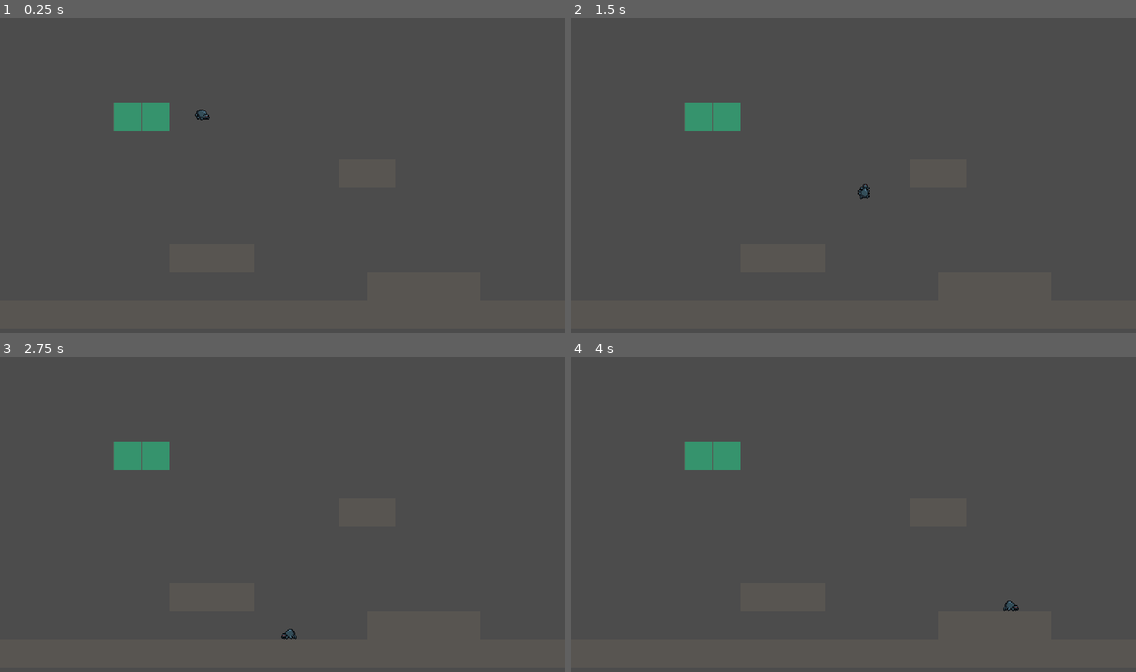
Above: before the commit, frames 1-4 (two rows, left to right).
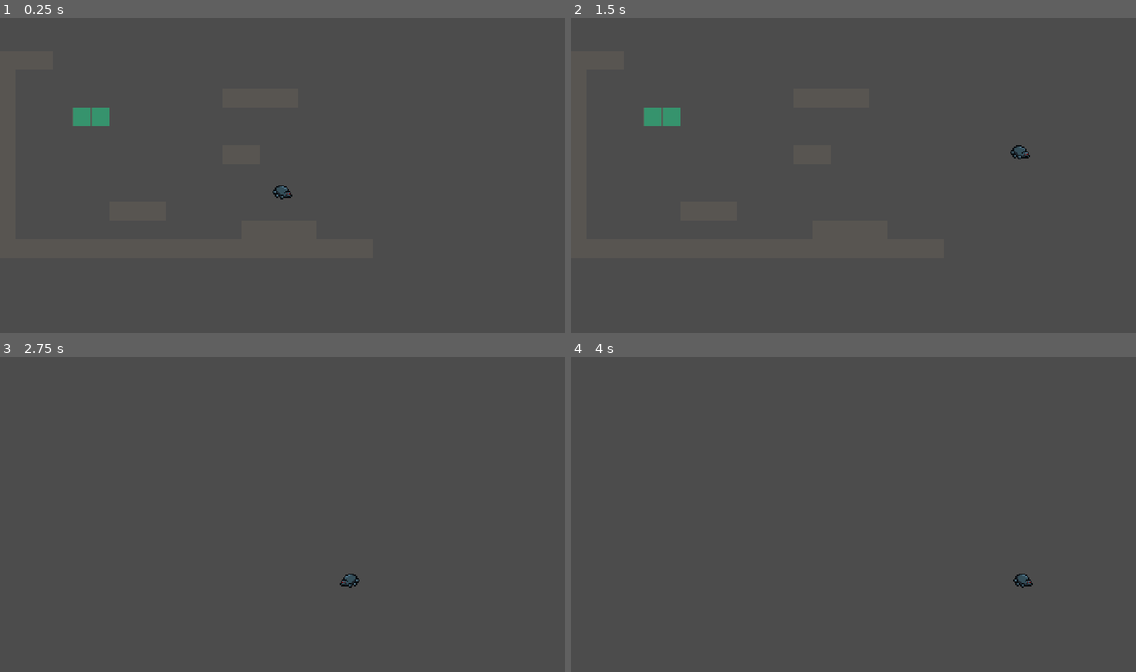
Above: after the commit, the same moments.

Repository: cinnamonmadi/itsybitsy
Game: Godot game, scene res://level.tscn
Two runs of this game, one before a commit and one after it. Both use one fixed random seed, a clock stepped at 60 frames per second and the inputs below.
Inputs:
- Up to frame 1 (0.25 s): no input
- Up to frame 2 (1.5 s): hold D (right) from 0.53 s (still down); tap Shift (web) at 0.6 s; tap Space (jump) at 0.77, 0.8, 1.07, 1.35 s
- Up to frame 3 (2.75 s): tap Space (jump) at 1.52, 1.82, 2.3 s; tap Shift (web) at 1.55, 2.1 s; release D (right) at 2.03 s; hold A (left) from 2.03 s (still down)
- Up to frame 4 (4 s): release A (left) at 2.78 s; hold D (right) from 2.78 s (still down); tap Shift (web) at 2.85 s; tap Space (jump) at 3.02, 3.32, 3.6, 3.77 s

The runs differ from the first frame. In frame 1, 1.3% of the frame differs, in the area x 12-52%, y 26-58%; in frame 2, 1.4%, in the area x 12-82%, y 26-58%; in frame 3, 1.0%; in frame 4, 1.0%.

Commit message:
Tweaked player mechanics
Signed-off-by: cinnamonmadi <cinnamon.madi@gmail.com>

Diff:
--- a/level.tscn
+++ b/level.tscn
@@ -1,33 +1,34 @@
-[gd_scene load_steps=6 format=2]
+[gd_scene load_steps=8 format=2]
 
 [ext_resource path="res://tiles.png" type="Texture" id=1]
 [ext_resource path="res://spider/spider.tscn" type="PackedScene" id=2]
+[ext_resource path="res://webmap.png" type="Texture" id=3]
 
-[sub_resource type="ConvexPolygonShape2D" id=1]
-points = PoolVector2Array( 0, 0, 32, 0, 32, 32, 0, 32 )
+[sub_resource type="ConvexPolygonShape2D" id=4]
+points = PoolVector2Array( 0, 0, 16, 0, 16, 16, 0, 16 )
 
-[sub_resource type="ConvexPolygonShape2D" id=2]
-points = PoolVector2Array( 0, 0, 32, 0, 32, 32, 0, 32 )
+[sub_resource type="ConvexPolygonShape2D" id=5]
+points = PoolVector2Array( 0, 0, 16, 0, 16, 16, 0, 16 )
 
 [sub_resource type="TileSet" id=3]
 0/name = "tiles.png 0"
 0/texture = ExtResource( 1 )
 0/tex_offset = Vector2( 0, 0 )
 0/modulate = Color( 1, 1, 1, 1 )
-0/region = Rect2( 0, 0, 32, 32 )
+0/region = Rect2( 0, 0, 16, 16 )
 0/tile_mode = 0
 0/occluder_offset = Vector2( 0, 0 )
 0/navigation_offset = Vector2( 0, 0 )
 0/shape_offset = Vector2( 0, 0 )
 0/shape_transform = Transform2D( 1, 0, 0, 1, 0, 0 )
-0/shape = SubResource( 1 )
+0/shape = SubResource( 4 )
 0/shape_one_way = false
 0/shape_one_way_margin = 1.0
 0/shapes = [ {
 "autotile_coord": Vector2( 0, 0 ),
 "one_way": false,
 "one_way_margin": 1.0,
-"shape": SubResource( 1 ),
+"shape": SubResource( 4 ),
 "shape_transform": Transform2D( 1, 0, 0, 1, 0, 0 )
 } ]
 0/z_index = 0
@@ -35,33 +36,80 @@
 1/texture = ExtResource( 1 )
 1/tex_offset = Vector2( 0, 0 )
 1/modulate = Color( 1, 1, 1, 1 )
-1/region = Rect2( 32, 0, 32, 32 )
+1/region = Rect2( 32, 0, 16, 16 )
 1/tile_mode = 0
 1/occluder_offset = Vector2( 0, 0 )
 1/navigation_offset = Vector2( 0, 0 )
 1/shape_offset = Vector2( 0, 0 )
 1/shape_transform = Transform2D( 1, 0, 0, 1, 0, 0 )
-1/shape = SubResource( 2 )
+1/shape = SubResource( 5 )
 1/shape_one_way = false
 1/shape_one_way_margin = 1.0
 1/shapes = [ {
 "autotile_coord": Vector2( 0, 0 ),
 "one_way": false,
 "one_way_margin": 1.0,
-"shape": SubResource( 2 ),
+"shape": SubResource( 5 ),
 "shape_transform": Transform2D( 1, 0, 0, 1, 0, 0 )
 } ]
+1/z_index = 0
+
+[sub_resource type="TileSet" id=6]
+0/name = "webmap.png 0"
+0/texture = ExtResource( 3 )
+0/tex_offset = Vector2( 0, 0 )
+0/modulate = Color( 1, 1, 1, 1 )
+0/region = Rect2( 0, 0, 16, 16 )
+0/tile_mode = 0
+0/occluder_offset = Vector2( 0, 0 )
+0/navigation_offset = Vector2( 0, 0 )
+0/shape_offset = Vector2( 0, 0 )
+0/shape_transform = Transform2D( 1, 0, 0, 1, 0, 0 )
+0/shape_one_way = false
+0/shape_one_way_margin = 0.0
+0/shapes = [  ]
+0/z_index = 0
+1/name = "webmap.png 1"
+1/texture = ExtResource( 3 )
+1/tex_offset = Vector2( 0, 0 )
+1/modulate = Color( 1, 1, 1, 1 )
+1/region = Rect2( 16, 0, 16, 16 )
+1/tile_mode = 0
+1/occluder_offset = Vector2( 0, 0 )
+1/navigation_offset = Vector2( 0, 0 )
+1/shape_offset = Vector2( 0, 0 )
+1/shape_transform = Transform2D( 1, 0, 0, 1, 0, 0 )
+1/shape_one_way = false
+1/shape_one_way_margin = 0.0
+1/shapes = [  ]
 1/z_index = 0
 
 [node name="level" type="Node2D"]
 
 [node name="tilemap" type="TileMap" parent="."]
 tile_set = SubResource( 3 )
-cell_size = Vector2( 32, 32 )
+cell_size = Vector2( 16, 16 )
 cell_custom_transform = Transform2D( 32, 0, 0, 32, 0, 0 )
 collision_mask = 3
 format = 1
-tile_data = PoolIntArray( 196612, 1, 0, 196613, 1, 0, 327692, 0, 0, 327693, 0, 0, 524294, 0, 0, 524295, 0, 0, 524296, 0, 0, 589837, 0, 0, 589838, 0, 0, 5898 …(304 unchanged characters)…
+tile_data = PoolIntArray( 0, 0, 0, 1, 0, 0, 2, 0, 0, 65536, 0, 0, 131072, 0, 0, 131084, 0, 0, 131085, 0, 0, 131086, 0, 0, 131087, 0, 0, 196608, 0, 0, 196612, 1, 0, 196613, 1, 0, 262144, 0, 0, 327680, 0, 0, 327692, 0, 0, 327693, 0, 0, 393216, 0, 0, 458752, 0, 0, 524288, 0, 0, 524294, 0, 0, 524295, 0, 0, 524296, 0, 0, 589824, 0, 0, 589837, 0, 0, 589838, 0, 0, 5898 …(304 unchanged characters)…
+
+[node name="webmap" type="TileMap" parent="."]
+visible = false
+tile_set = SubResource( 6 )
+cell_size = Vector2( 16, 16 )
+cell_custom_transform = Transform2D( 16, 0, 0, 16, 0, 0 )
+format = 1
+tile_data = PoolIntArray( 196612, 1, 0, 196613, 1, 0 )
 
 [node name="spider" parent="." instance=ExtResource( 2 )]
-position = Vector2( 229, 97 )
+position = Vector2( 243, 107 )
+
+[node name="camera" type="Camera2D" parent="spider"]
+current = true
+drag_margin_h_enabled = true
+drag_margin_v_enabled = true
+drag_margin_left = 0.6
+drag_margin_top = 0.4
+drag_margin_right = 0.6
+drag_margin_bottom = 0.4
--- a/project.godot
+++ b/project.godot
@@ -16,8 +16,8 @@
 
 [display]
 
-window/size/width=640
-window/size/height=360
+window/size/width=480
+window/size/height=270
 window/size/test_width=1280
 window/size/test_height=720
 window/stretch/mode="2d"
--- a/spider/spider.gd
+++ b/spider/spider.gd
@@ -6,6 +6,7 @@
 onready var web = $web
 onready var web_raycast = $web_raycast
 onready var tilemap = get_parent().find_node("tilemap")
+onready var webmap = get_parent().find_node("webmap")
 
 const SPEED = 150
 const GRAVITY = 6
@@ -17,7 +18,7 @@
 const WEB_RADIUS = 150
 const WEB_IMPULSE_SPEED = 5
 const WEB_CLIMB_SPEED = 30
-const TILE_SIZE = 32
+const TILE_SIZE = 16
 
 var v_direction = 0
 var direction = Vector2.ZERO
@@ -28,6 +29,7 @@
 var swing_speed = 0
 var wall_climb_direction = 0
 var ceiling_climbing = false
+var max_swing_speed = MAX_SWING_SPEED
 
 func _ready():
 	pass
@@ -92,8 +94,10 @@
 		swing_speed *= 0.99
 
 		# Limit the swing speed
-		if swing_speed > MAX_SWING_SPEED:
-			swing_speed = MAX_SWING_SPEED
+		if swing_speed < MAX_SWING_SPEED:
+			max_swing_speed = MAX_SWING_SPEED
+		if swing_speed > max_swing_speed:
+			swing_speed = max_swing_speed
 
 		# Set velocity based on the swing direction
 		var swing_direction = 0
@@ -153,7 +157,7 @@
 	wall_climb_direction = 0
 	if velocity.x != 0 and not grounded and not ceiling_climbing:
 		for i in get_slide_count():
-			var wall_position = position + (Vector2(velocity.x, 0).normalized() * (float(TILE_SIZE) / 2))
+			var wall_position = position + (Vector2(velocity.x, 0).normalized() * (float(TILE_SIZE) / 1.5))
 			var wall_tile = tilemap.world_to_map(wall_position)
 			if tilemap.get_cellv(wall_tile) != -1:
 				wall_climb_direction = Vector2(velocity.x, 0).normalized().x
@@ -270,7 +274,7 @@
 
 			var dist_min = min(dist_top_left, min(dist_top_right, min(dist_bottom_left, dist_bottom_right)))
 
-			if dist_min > WEB_RADIUS or tilemap.get_cellv(tile_point) != 1:
+			if dist_min > WEB_RADIUS or webmap.get_cellv(tile_point) != 1:
 				continue
 
 			var tile_center = tile_position + Vector2(TILE_SIZE / 2.0, TILE_SIZE / 2.0)
@@ -293,6 +297,7 @@
 
 func web_connect():
 	swing_speed = velocity.length()
+	max_swing_speed = max(MAX_SWING_SPEED, swing_speed)
 	if position.x - web_position.x > 5:
 		swing_speed *= -1
 
--- a/spider/spider.tscn
+++ b/spider/spider.tscn
@@ -7,30 +7,6 @@
 
 [sub_resource type="RectangleShape2D" id=1]
 extents = Vector2( 8.80203, 5.72906 )
-
-[sub_resource type="AtlasTexture" id=12]
-atlas = ExtResource( 1 )
-region = Rect2( 60, 0, 20, 14 )
-
-[sub_resource type="AtlasTexture" id=8]
-atlas = ExtResource( 3 )
-region = Rect2( 57, 0, 19, 20 )
-
-[sub_resource type="AtlasTexture" id=9]
-atlas = ExtResource( 3 )
-region = Rect2( 0, 0, 19, 20 )
-
-[sub_resource type="AtlasTexture" id=7]
-atlas = ExtResource( 3 )
-region = Rect2( 38, 0, 19, 20 )
-
-[sub_resource type="AtlasTexture" id=10]
-atlas = ExtResource( 1 )
-region = Rect2( 0, 0, 20, 14 )
-
-[sub_resource type="AtlasTexture" id=11]
-atlas = ExtResource( 1 )
-region = Rect2( 20, 0, 20, 14 )
 
 [sub_resource type="AtlasTexture" id=2]
 atlas = ExtResource( 1 )
@@ -48,25 +24,44 @@
 atlas = ExtResource( 1 )
 region = Rect2( 60, 14, 20, 14 )
 
+[sub_resource type="AtlasTexture" id=8]
+atlas = ExtResource( 3 )
+region = Rect2( 57, 0, 19, 20 )
+
+[sub_resource type="AtlasTexture" id=7]
+atlas = ExtResource( 3 )
+region = Rect2( 38, 0, 19, 20 )
+
+[sub_resource type="AtlasTexture" id=10]
+atlas = ExtResource( 1 )
+region = Rect2( 0, 0, 20, 14 )
+
+[sub_resource type="AtlasTexture" id=11]
+atlas = ExtResource( 1 )
+region = Rect2( 20, 0, 20, 14 )
+
+[sub_resource type="AtlasTexture" id=9]
+atlas = ExtResource( 3 )
+region = Rect2( 0, 0, 19, 20 )
+
+[sub_resource type="AtlasTexture" id=12]
+atlas = ExtResource( 1 )
+region = Rect2( 60, 0, 20, 14 )
+
 [sub_resource type="AtlasTexture" id=6]
 atlas = ExtResource( 3 )
 region = Rect2( 19, 0, 19, 20 )
 
 [sub_resource type="SpriteFrames" id=13]
 animations = [ {
-"frames": [ SubResource( 12 ) ],
+"frames": [ SubResource( 2 ), SubResource( 3 ), SubResource( 4 ), SubResource( 5 ) ],
 "loop": true,
-"name": "crouch",
-"speed": 5.0
+"name": "idle",
+"speed": 2.0
 }, {
 "frames": [ SubResource( 8 ) ],
 "loop": true,
 "name": "fall",
-"speed": 5.0
-}, {
-"frames": [ SubResource( 9 ) ],
-"loop": true,
-"name": "walljump",
 "speed": 5.0
 }, {
 "frames": [ SubResource( 7 ) ],
@@ -79,10 +74,15 @@
 "name": "run",
 "speed": 10.0
 }, {
-"frames": [ SubResource( 2 ), SubResource( 3 ), SubResource( 4 ), SubResource( 5 ) ],
+"frames": [ SubResource( 9 ) ],
 "loop": true,
-"name": "idle",
-"speed": 2.0
+"name": "walljump",
+"speed": 5.0
+}, {
+"frames": [ SubResource( 12 ) ],
+"loop": true,
+"name": "crouch",
+"speed": 5.0
 }, {
 "frames": [ SubResource( 6 ) ],
 "loop": true,
@@ -97,6 +97,7 @@
 shape = SubResource( 1 )
 
 [node name="sprite" type="AnimatedSprite" parent="."]
+z_index = 1
 frames = SubResource( 13 )
 animation = "crouch"
 
Binary file added: webmap.png
Not shown, added: webmap.png.import
